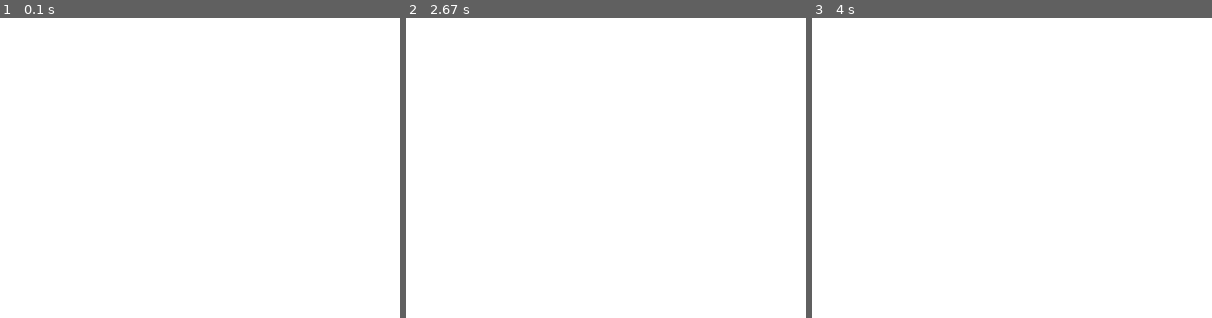
Above: before the commit, frames 1-3 (left to right).
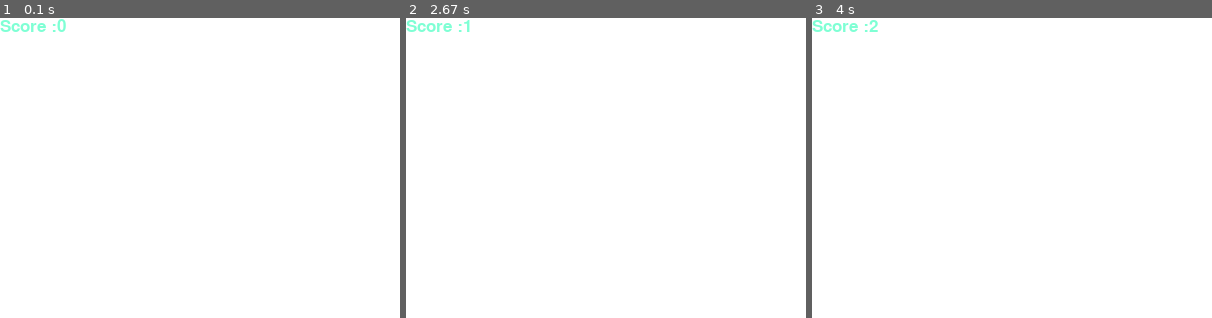
Above: after the commit, the same moments.

Repository: iAshkanRahmani/CarRace
Game: pygame game, started from pygame1.py
Same seed, same stepped clock (60 frames per second), same inputs: the game is played once before the commit and once after it.
Inputs:
- Up to frame 1 (0.1 s): no input
- Up to frame 2 (2.67 s): hold Right 0.33-0.8 s; hold Right 0.83-1.3 s; hold Left 1.33-1.87 s; hold Left 1.9-2.3 s; hold Right from 2.33 s (still down)
- Up to frame 3 (4 s): release Right at 2.97 s; hold Left 3-3.47 s; hold Right 3.5-3.97 s
The pictures show only the part of the screen within x 0-50%, y 0-50%; the shares and areas given below are measured in that part.

The runs differ from the first frame. In frame 1, 0.3% of the frame differs, in the area x 0-17%, y 0-5%; in frame 2, 0.3%; in frame 3, 0.3%.

Commit message:
Add new code for challenge racing for crashed and now we game challeng True

Diff:
--- a/pygame1.py
+++ b/pygame1.py
@@ -26,6 +26,7 @@
 def score(count):
     font = pygame.font.SysFont(None , 25)
     text = font.render("Score :"+str(count),True,blue)
+    gameDisplay.blit(text,(0,0))
 
 def stuff(stuffx,stuffy,stuffw,stuffh,color):
     pygame.draw.rect(gameDisplay,color,[stuffx,stuffy,stuffw,stuffh])
@@ -62,6 +63,8 @@
     stuff_witdth = 100
     stuff_height = 100
 
+    score_counter= 0
+
     GameExit = False
 
     while not GameExit:
@@ -87,6 +90,8 @@
         stuff(stuff_startx,stuff_starty,stuff_witdth,stuff_height,purple)
         stuff_starty += stuff_speed
 
+        score(score_counter)
+
         car(x,y)
 
         if x > display_width - car_width or x < 0:
@@ -95,6 +100,7 @@
         if stuff_starty > display_height:
             stuff_starty = 0 - stuff_height
             stuff_startx = random.randrange(0,display_width)
+            score_counter += 1
 
         if y < stuff_starty + stuff_height:
             print ("Y Rad shod ")
